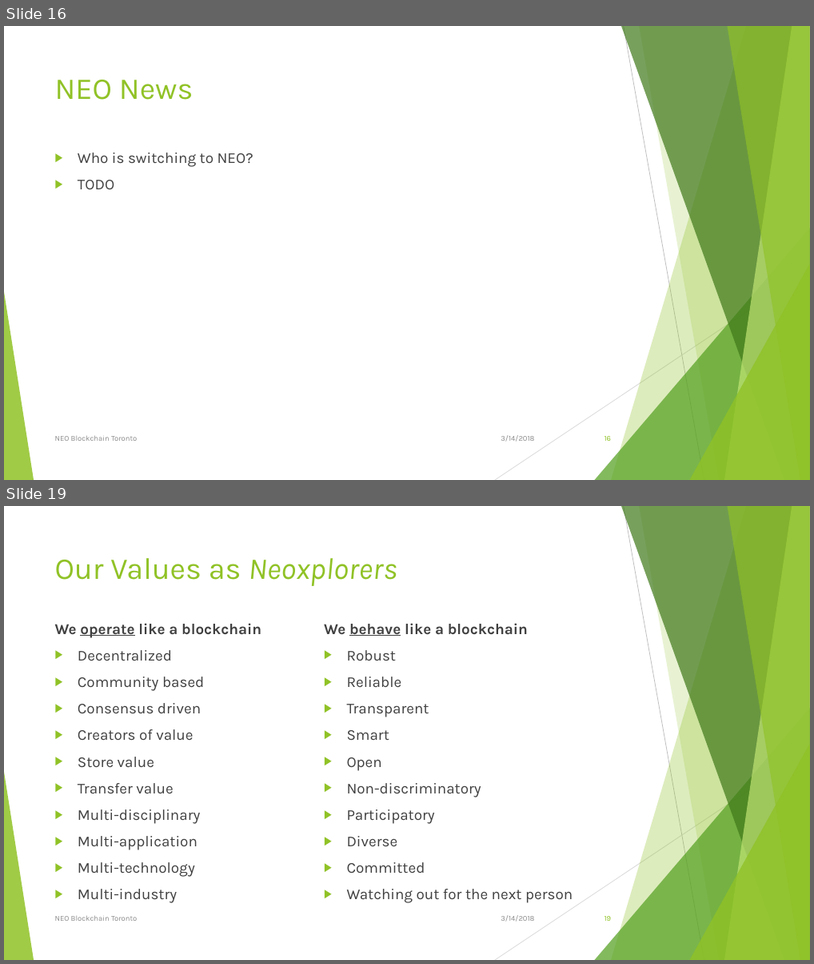
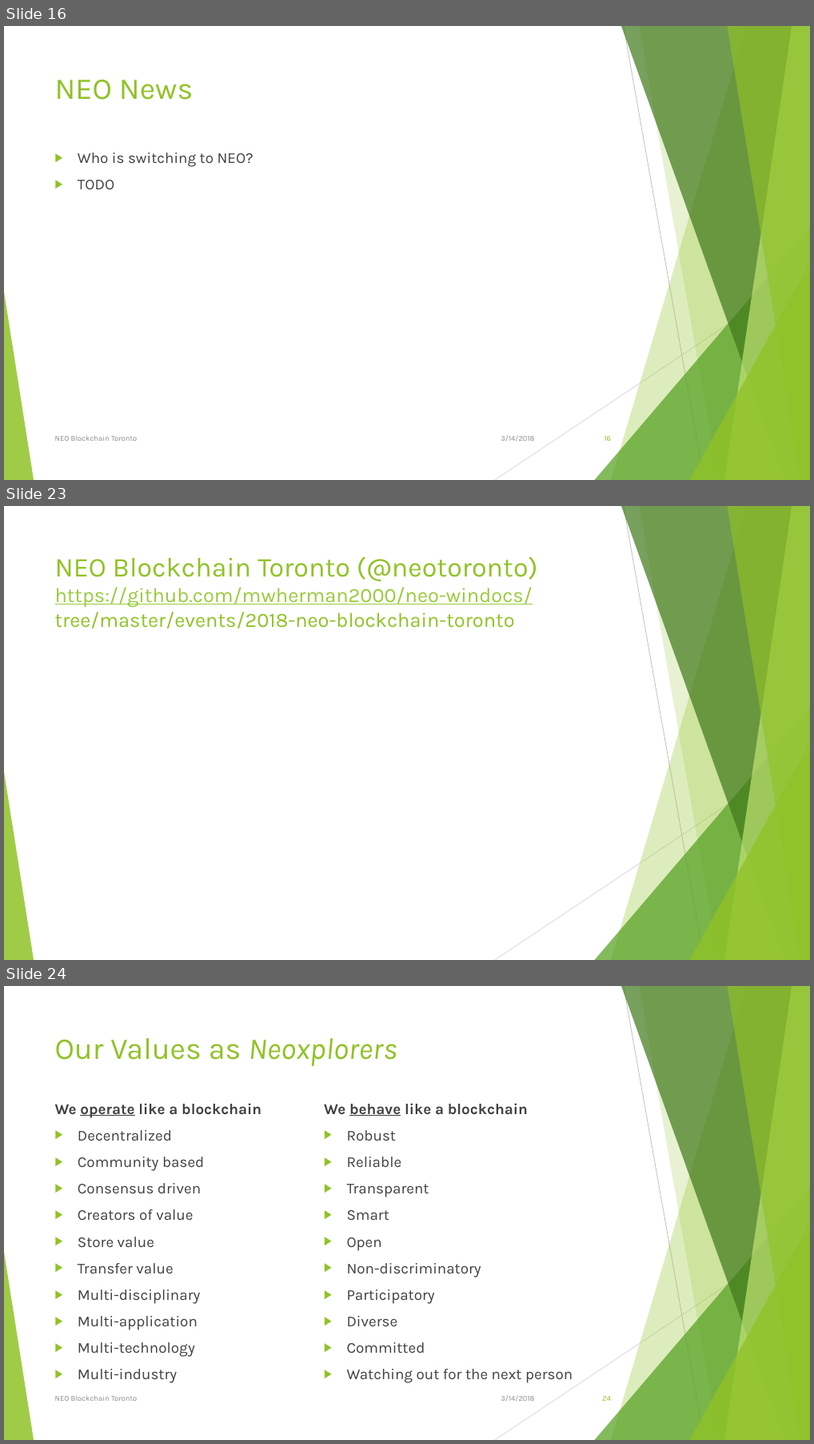
Before and after one commit to mwherman2000/neo-windocs, a slide deck: events/2018-neo-blockchain-toronto/NEO Blockchain-Toronto-20180314 Meetup.pptx. Shown one above the other, each under a label of ours: slides 16 and 19 before the commit, slides 16, 23 and 24 after it; the slides between them are not shown. The pictures are 814x964 and 814x1444 pixels, drawn with LibreOffice and Linux fonts; fonts in the diff are those of the drawing. Boxes give left, top, right and bottom in pixels: in the first picture for what was removed or moved away, otherwise in the second. Text is boxed around its words. In the diff, an @@ line names an element or a change of style, - is before the commit and + after.

```diff
--- a/events/2018-neo-blockchain-toronto/NEO Blockchain-Toronto-20180314 Meetup.pptx
+++ b/events/2018-neo-blockchain-toronto/NEO Blockchain-Toronto-20180314 Meetup.pptx
@@ slide 23 added at [4, 506, 810, 960], background #FFFFFF; not listed: 10 template elements that a slide beside it also shows @@
@@ title added at [55, 556, 538, 628], 24.3 pt, text #90C226 @@
+NEO Blockchain Toronto (@neotoronto)
+https://github.com/mwherman2000/neo-windocs/ tree/master/events/2018-neo-blockchain-toronto
@@ what was slide 19 is now slide 24 @@
@@ page number at [602, 1396, 611, 1400]: text changed @@
-19
+24
```
Also in this commit, not shown: 3 slides changed, 4 other slides added, 7 other files.
